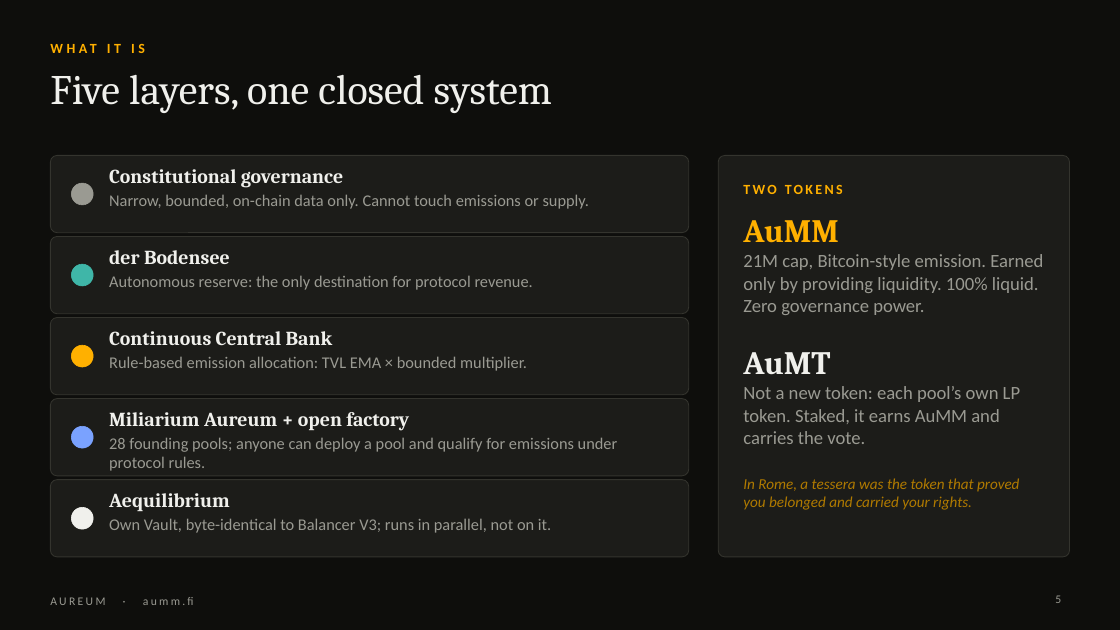
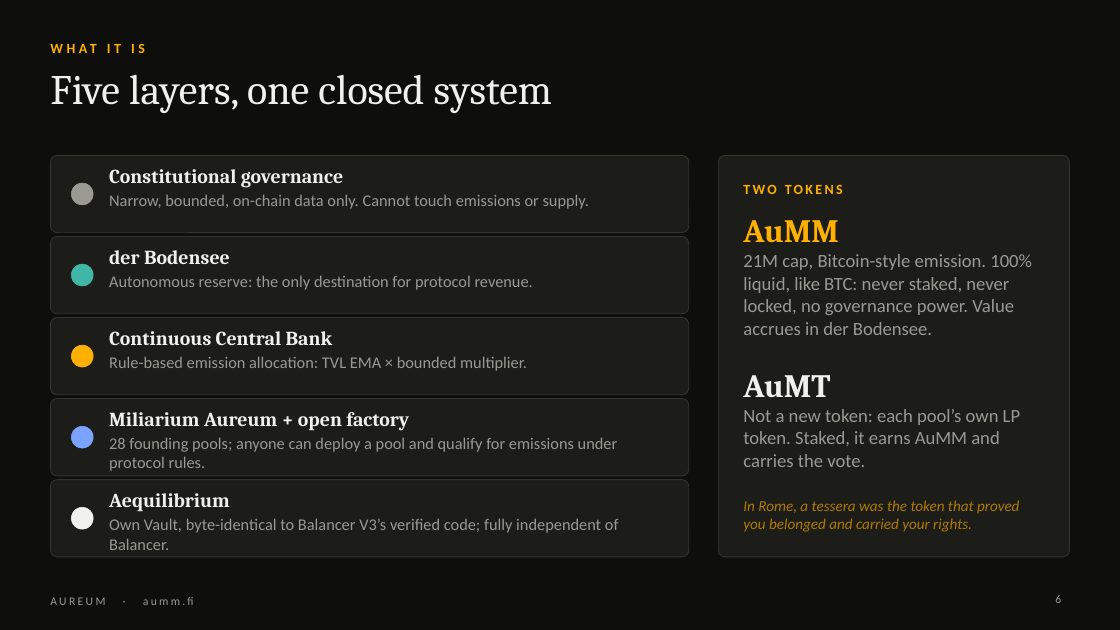
Before and after one commit to aummfi-bit/aumm-site, a slide deck: slide 6 of decks/Aureum_Intro_Nevin.pptx (slide 5 before the commit). Drawn at 1120x630 pixels with LibreOffice and Linux fonts; fonts in the diff are those of the drawing. Boxes give left, top, right and bottom in pixels: in the first picture for what was removed or moved away, otherwise in the second. Text is boxed around its words. In the diff, an @@ line names an element or a change of style, - is before the commit and + after.

```diff
--- a/decks/Aureum_Intro_Nevin.pptx
+++ b/decks/Aureum_Intro_Nevin.pptx
@@ text at bbox=[743, 254, 1032, 335]: text changed @@
-21M cap, Bitcoin-style emission. Earned only by providing liquidity. 100% liquid. Zero governance power.
+21M cap, Bitcoin-style emission. 100% liquid, like BTC: never staked, never locked, no governance power. Value accrues in der Bodensee.
@@ text at bbox=[109, 518, 619, 550]: text changed @@
-Own Vault, byte-identical to Balancer V3; runs in parallel, not on it.
+Own Vault, byte-identical to Balancer V3’s verified code; fully independent of Balancer.
```
Also in this commit, not shown: 10 other slides changed, 1 slide added, 1 other file.
